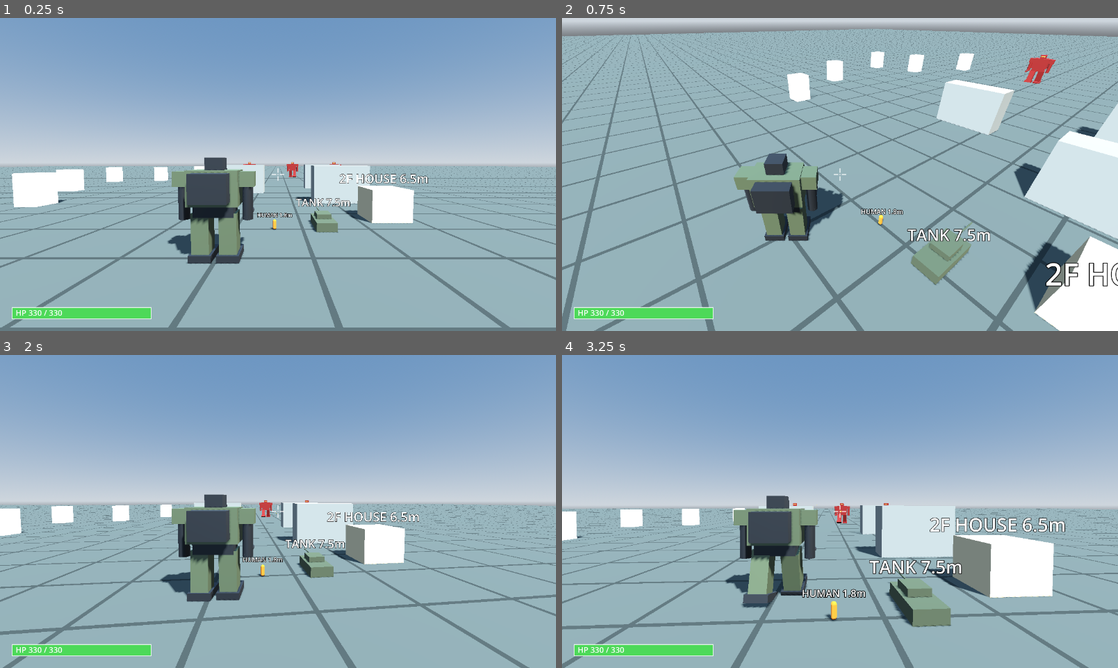
Above: before the commit, frames 1-4 (two rows, left to right).
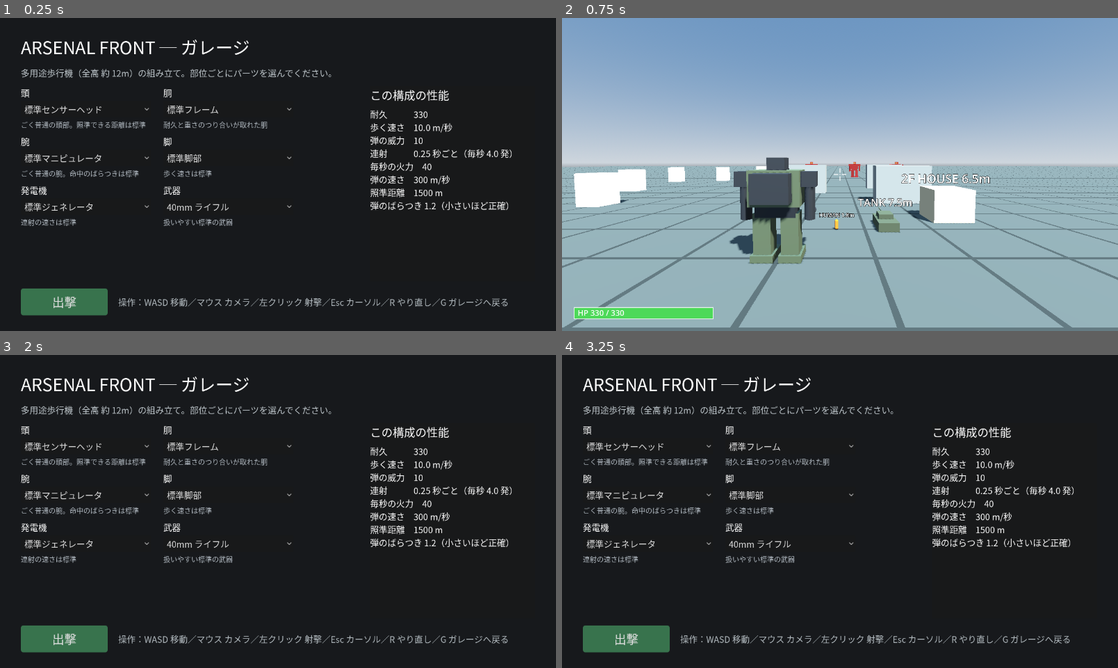
Above: after the commit, the same moments.

Repository: Sierra-117605/ARSENAL-FRONT
Game: Godot game, scene res://scenes/garage.tscn
Same seed, same stepped clock (60 frames per second), same inputs: the game is played once before the commit and once after it. Before the commit the project starts from res://scenes/field_3d.tscn.
Inputs (mouse positions are in pixels of both pictures, inside the frame that each line leads up to):
- Up to frame 1 (0.25 s): no input
- Up to frame 2 (0.75 s): click (628, 302) at 0.5 s, where only the run after the commit has a clickable "出撃"
- Up to frame 3 (2 s): tap Enter at 1.25 s; move the mouse to (305, 511) at 1.27 s; hold W (move_forward) from 1.28 s (still down); click (305, 511) at 1.35 s; tap G (garage, bound only after the commit) at 1.55 s
- Up to frame 4 (3.25 s): keep holding W (move_forward); move the mouse to (812, 511) at 2.02 s; tap G (garage, bound only after the commit) at 2.1, 3.05 s; click (812, 511) at 2.3 s; move the mouse to (851, 505) at 2.77 s; click (851, 505) at 2.85 s

The runs differ from the first frame. In frame 1, 99% of the frame differs, in the area x 0-100%, y 0-100%; in frame 2, 52%; in frame 3, 99%; in frame 4, 99%.

Commit message:
N3-2/N3-3/N3-4: ガレージ画面（日本語UI）+ パーツで見た目が変わる + 構成の保存
Co-Authored-By: Claude Opus 5 <noreply@anthropic.com>

Diff:
--- /dev/null
+++ b/assets/ui_theme.tres
@@ -0,0 +1,9 @@
+[gd_resource type="Theme" load_steps=2 format=3]
+
+[sub_resource type="SystemFont" id="SystemFont_jp"]
+font_names = PackedStringArray("Yu Gothic UI", "Meiryo", "MS UI Gothic", "Noto Sans CJK JP", "Segoe UI")
+allow_system_fallback = true
+
+[resource]
+default_font = SubResource("SystemFont_jp")
+default_font_size = 20
--- a/project.godot
+++ b/project.godot
@@ -12,7 +12,7 @@
 
 config/name="ARSENAL FRONT"
 config/description="3D メカ操縦アクション × 開発・組み立て (新 Phase 1: ロボット 1 機の操縦)"
-run/main_scene="res://scenes/field_3d.tscn"
+run/main_scene="res://scenes/garage.tscn"
 config/use_custom_user_dir=true
 config/custom_user_dir_name="ArsenalFront"
 config/features=PackedStringArray("4.6", "Forward Plus")
--- a/scenes/field_3d.tscn
+++ b/scenes/field_3d.tscn
@@ -104,6 +104,7 @@
 shape = SubResource("GroundShape")
 
 [node name="Robot" parent="." instance=ExtResource("1_robot")]
+use_saved_loadout = true
 
 [node name="Targets" type="Node3D" parent="."]
 
--- /dev/null
+++ b/scenes/garage.tscn
@@ -0,0 +1,14 @@
+[gd_scene load_steps=3 format=3]
+
+[ext_resource type="Script" path="res://scripts/action/garage.gd" id="1_garage"]
+[ext_resource type="Theme" path="res://assets/ui_theme.tres" id="2_theme"]
+
+[node name="Garage" type="Control"]
+layout_mode = 3
+anchors_preset = 15
+anchor_right = 1.0
+anchor_bottom = 1.0
+grow_horizontal = 2
+grow_vertical = 2
+theme = ExtResource("2_theme")
+script = ExtResource("1_garage")
--- a/scripts/action/battle.gd
+++ b/scripts/action/battle.gd
@@ -14,6 +14,8 @@
 signal finished(result: String)
 ## やり直しが指示された時に知らせる
 signal restart_requested
+## ガレージへ戻ると指示された時に知らせる
+signal garage_requested
 
 
 func _ready() -> void:
@@ -25,11 +27,22 @@
 
 
 func _unhandled_input(event: InputEvent) -> void:
-	# 決着後に R キーでやり直し
-	if outcome == "" or not (event is InputEventKey and event.pressed):
+	# R キーでやり直し（決着後のみ）、G キーでガレージへ戻る（いつでも）
+	if not (event is InputEventKey and event.pressed):
 		return
-	if (event as InputEventKey).physical_keycode == InputActions.KEYS[InputActions.RESTART]:
+	var key: int = (event as InputEventKey).physical_keycode
+	if key == InputActions.KEYS[InputActions.GARAGE]:
+		to_garage()
+	elif key == InputActions.KEYS[InputActions.RESTART] and outcome != "":
 		restart()
+
+
+## ガレージ画面へ戻る
+func to_garage() -> void:
+	garage_requested.emit()
+	Input.mouse_mode = Input.MOUSE_MODE_VISIBLE
+	if get_tree() != null and get_tree().current_scene != null:
+		get_tree().change_scene_to_file("res://scenes/garage.tscn")
 
 
 ## 最初からやり直す
--- a/scripts/action/battle_message.gd
+++ b/scripts/action/battle_message.gd
@@ -32,5 +32,5 @@
 	# 見やすいように後ろを暗くする
 	draw_rect(Rect2(Vector2(0, center.y - 90), Vector2(size.x, 180)), Color(0, 0, 0, 0.5))
 	draw_string(font, Vector2(0, center.y), message, HORIZONTAL_ALIGNMENT_CENTER, size.x, 72, color)
-	draw_string(font, Vector2(0, center.y + 52), "press R to retry",
+	draw_string(font, Vector2(0, center.y + 52), "press R to retry   /   G for garage",
 		HORIZONTAL_ALIGNMENT_CENTER, size.x, 28, Color(1, 1, 1, 0.9))
--- /dev/null
+++ b/scripts/action/garage.gd
@@ -0,0 +1,168 @@
+extends Control
+## ガレージ画面（SPEC §0.11）。6 つの部位のパーツを選び、性能を見て、「出撃」で戦闘へ。
+## 画面の中身はこのスクリプトで組み立てる（部品が多く、後から増えても崩れにくいため）。
+
+## 出撃した時に読み込む戦闘の場面
+const FIELD_SCENE := "res://scenes/field_3d.tscn"
+
+## 今選んでいる構成
+var loadout: Dictionary = {}
+## スロット名 → 選択欄
+var pickers: Dictionary = {}
+## 選んだパーツの説明を出すラベル
+var descriptions: Dictionary = {}
+var stats_label: RichTextLabel
+
+
+func _ready() -> void:
+	# ガレージではマウスカーソルを出す（戦闘画面では隠れているため）
+	Input.mouse_mode = Input.MOUSE_MODE_VISIBLE
+	loadout = LoadoutStore.load_saved()
+	_build_ui()
+	_refresh()
+
+
+## 画面を組み立てる
+func _build_ui() -> void:
+	var bg := ColorRect.new()
+	bg.color = Color(0.09, 0.1, 0.11)
+	bg.set_anchors_preset(Control.PRESET_FULL_RECT)
+	add_child(bg)
+
+	var root_box := VBoxContainer.new()
+	root_box.set_anchors_preset(Control.PRESET_FULL_RECT)
+	root_box.add_theme_constant_override("separation", 16)
+	root_box.offset_left = 48
+	root_box.offset_top = 36
+	root_box.offset_right = -48
+	root_box.offset_bottom = -36
+	add_child(root_box)
+
+	var title := Label.new()
+	title.text = "ARSENAL FRONT ─ ガレージ"
+	title.add_theme_font_size_override("font_size", 40)
+	root_box.add_child(title)
+
+	var subtitle := Label.new()
+	subtitle.text = "多用途歩行機（全高 約 12m）の組み立て。部位ごとにパーツを選んでください。"
+	subtitle.add_theme_color_override("font_color", Color(0.75, 0.78, 0.8))
+	root_box.add_child(subtitle)
+
+	var columns := HBoxContainer.new()
+	columns.size_flags_vertical = Control.SIZE_EXPAND_FILL
+	columns.add_theme_constant_override("separation", 40)
+	root_box.add_child(columns)
+
+	# 左：部位ごとの選択欄（2 列に並べ、画面に収まらない時はスクロールできる）
+	var scroll := ScrollContainer.new()
+	scroll.size_flags_horizontal = Control.SIZE_EXPAND_FILL
+	scroll.size_flags_vertical = Control.SIZE_EXPAND_FILL
+	columns.add_child(scroll)
+	var grid := GridContainer.new()
+	grid.columns = 2
+	grid.size_flags_horizontal = Control.SIZE_EXPAND_FILL
+	grid.add_theme_constant_override("h_separation", 28)
+	grid.add_theme_constant_override("v_separation", 12)
+	scroll.add_child(grid)
+	for slot in RobotParts.slots():
+		grid.add_child(_build_slot_row(slot))
+
+	# 右：性能表示
+	var right := PanelContainer.new()
+	right.custom_minimum_size = Vector2(380, 0)
+	columns.add_child(right)
+	var right_box := VBoxContainer.new()
+	right_box.add_theme_constant_override("separation", 10)
+	right.add_child(right_box)
+	var stats_title := Label.new()
+	stats_title.text = "この構成の性能"
+	stats_title.add_theme_font_size_override("font_size", 26)
+	right_box.add_child(stats_title)
+	stats_label = RichTextLabel.new()
+	stats_label.bbcode_enabled = true
+	stats_label.fit_content = true
+	stats_label.size_flags_vertical = Control.SIZE_EXPAND_FILL
+	right_box.add_child(stats_label)
+
+	# 下：出撃ボタンと操作説明
+	var bottom := HBoxContainer.new()
+	bottom.add_theme_constant_override("separation", 24)
+	root_box.add_child(bottom)
+	var sortie := Button.new()
+	sortie.text = "出撃"
+	sortie.custom_minimum_size = Vector2(200, 56)
+	sortie.add_theme_font_size_override("font_size", 28)
+	# ボタンだと分かるように色を付ける
+	for state in ["normal", "hover", "pressed"]:
+		var style := StyleBoxFlat.new()
+		style.bg_color = Color(0.22, 0.45, 0.3) if state == "normal" else Color(0.3, 0.6, 0.4)
+		style.set_corner_radius_all(6)
+		style.set_content_margin_all(10)
+		sortie.add_theme_stylebox_override(state, style)
+	sortie.pressed.connect(_on_sortie)
+	bottom.add_child(sortie)
+	var help := Label.new()
+	help.text = "操作：WASD 移動／マウス カメラ／左クリック 射撃／Esc カーソル／R やり直し／G ガレージへ戻る"
+	help.add_theme_color_override("font_color", Color(0.7, 0.73, 0.75))
+	help.size_flags_vertical = Control.SIZE_SHRINK_CENTER
+	bottom.add_child(help)
+
+
+## 1 つの部位ぶんの行（名前・選択欄・説明）
+func _build_slot_row(slot: String) -> Control:
+	var box := VBoxContainer.new()
+	var label := Label.new()
+	label.text = RobotParts.slot_name(slot)
+	label.add_theme_font_size_override("font_size", 20)
+	box.add_child(label)
+
+	var picker := OptionButton.new()
+	picker.custom_minimum_size = Vector2(300, 38)
+	var parts := RobotParts.parts_for(slot)
+	for i in parts.size():
+		picker.add_item(str(parts[i].get("name", parts[i].get("id", ""))), i)
+		if parts[i].get("id", "") == loadout.get(slot, ""):
+			picker.select(i)
+	picker.item_selected.connect(_on_part_selected.bind(slot))
+	box.add_child(picker)
+	pickers[slot] = picker
+
+	var desc := Label.new()
+	desc.custom_minimum_size = Vector2(300, 22)
+	desc.autowrap_mode = TextServer.AUTOWRAP_WORD_SMART
+	desc.add_theme_color_override("font_color", Color(0.68, 0.71, 0.74))
+	desc.add_theme_font_size_override("font_size", 16)
+	box.add_child(desc)
+	descriptions[slot] = desc
+	return box
+
+
+func _on_part_selected(index: int, slot: String) -> void:
+	var parts := RobotParts.parts_for(slot)
+	if index >= 0 and index < parts.size():
+		loadout[slot] = parts[index].get("id", "")
+		_refresh()
+
+
+## 性能表示と説明を今の構成に合わせる
+func _refresh() -> void:
+	var stats := RobotParts.compute_stats(loadout)
+	for slot in RobotParts.slots():
+		var part := RobotParts.find(str(loadout.get(slot, "")))
+		descriptions[slot].text = str(part.get("desc", ""))
+	var shots := 1.0 / maxf(float(stats["fire_interval"]), 0.01)
+	stats_label.text = "\n".join([
+		"[b]耐久[/b]　　　%d" % stats["max_hp"],
+		"[b]歩く速さ[/b]　%.1f m/秒" % stats["walk_speed"],
+		"[b]弾の威力[/b]　%d" % stats["damage"],
+		"[b]連射[/b]　　　%.2f 秒ごと（毎秒 %.1f 発）" % [stats["fire_interval"], shots],
+		"[b]毎秒の火力[/b]　%.0f" % (float(stats["damage"]) * shots),
+		"[b]弾の速さ[/b]　%.0f m/秒" % stats["bullet_speed"],
+		"[b]照準距離[/b]　%.0f m" % stats["aim_range"],
+		"[b]弾のばらつき[/b] %.1f（小さいほど正確）" % stats["spread"],
+	])
+
+
+func _on_sortie() -> void:
+	LoadoutStore.save(loadout)
+	get_tree().change_scene_to_file(FIELD_SCENE)
--- a/scripts/action/input_actions.gd
+++ b/scripts/action/input_actions.gd
@@ -9,6 +9,7 @@
 const MOVE_RIGHT := "move_right"
 const FIRE := "fire"
 const RESTART := "restart"
+const GARAGE := "garage"
 
 ## 操作名 → キー（キーボード上の物理位置で指定するので配列が違っても同じ場所）
 const KEYS := {
@@ -17,6 +18,7 @@
 	MOVE_LEFT: KEY_A,
 	MOVE_RIGHT: KEY_D,
 	RESTART: KEY_R,
+	GARAGE: KEY_G,
 }
 
 ## 操作名 → マウスボタン
--- /dev/null
+++ b/scripts/action/loadout_store.gd
@@ -0,0 +1,27 @@
+class_name LoadoutStore
+extends RefCounted
+## 組み立ての構成をファイルに保存・読み込みする。
+## 保存先は user://loadout.json（Windows なら %APPDATA%\ArsenalFront）。
+## res:// は書き込めないので使わない（KNOWLEDGE 参照）。
+
+const PATH := "user://loadout.json"
+
+
+## 構成を保存する
+static func save(loadout: Dictionary) -> void:
+	var file := FileAccess.open(PATH, FileAccess.WRITE)
+	if file == null:
+		push_warning("構成を保存できませんでした: " + PATH)
+		return
+	file.store_string(JSON.stringify(loadout, "\t"))
+
+
+## 保存した構成を読む（無ければ標準の構成）
+static func load_saved() -> Dictionary:
+	if not FileAccess.file_exists(PATH):
+		return RobotParts.default_loadout()
+	var text := FileAccess.get_file_as_string(PATH)
+	var parsed: Variant = JSON.parse_string(text)
+	if parsed is Dictionary:
+		return RobotParts.sanitize(parsed)
+	return RobotParts.default_loadout()
--- a/scripts/action/robot.gd
+++ b/scripts/action/robot.gd
@@ -23,6 +23,8 @@
 @export var body_color: Color = Color(0, 0, 0, 0)
 ## 組み立ての構成（頭・胴・腕・脚・発電機・武器のパーツ id）。空なら標準の構成
 @export var loadout: Dictionary = {}
+## true なら、ガレージで保存した構成を読み込んで使う（プレイヤー機に付ける）
+@export var use_saved_loadout: bool = false
 
 ## 照準できる距離（パーツで変わる。PlayerInput が使う）
 var aim_range: float = 1500.0
@@ -40,7 +42,10 @@
 
 
 func _ready() -> void:
+	if use_saved_loadout:
+		loadout = LoadoutStore.load_saved()
 	apply_loadout(loadout)
+	_apply_part_visuals()
 	super._ready()
 	if body_color.a > 0.0:
 		_repaint(visual)
@@ -60,6 +65,50 @@
 		w.fire_interval = float(stats["fire_interval"])
 		w.bullet_speed = float(stats["bullet_speed"])
 		w.spread = float(stats["spread"])
+	_apply_part_visuals()
+
+
+## パーツごとの見た目（大きさ・色）を機体に反映する
+## スロット → 変化させる部品の名前
+const VISUAL_PARTS := {
+	"head": ["Head"],
+	"body": ["Torso"],
+	"arms": ["ShoulderL", "ShoulderR", "ArmL", "ArmR"],
+	"legs": ["LegPivotL", "LegPivotR"],
+	"generator": ["BackPack"],
+	"weapon": ["Barrel"],
+}
+
+
+func _apply_part_visuals() -> void:
+	if visual == null:
+		return
+	for slot in VISUAL_PARTS:
+		var part := RobotParts.find(str(loadout.get(slot, "")))
+		var look: Dictionary = part.get("visual", {})
+		if look.is_empty():
+			continue
+		var scale_value := float(look.get("scale", 1.0))
+		var rgb: Array = look.get("color", [])
+		for node_name in VISUAL_PARTS[slot]:
+			var node: Node3D = visual.get_node_or_null(node_name)
+			if node == null:
+				continue
+			node.scale = Vector3.ONE * scale_value
+			if rgb.size() == 3 and body_color.a <= 0.0:
+				_tint(node, Color(rgb[0], rgb[1], rgb[2]))
+
+
+## 部品（とその子）の色を変える
+func _tint(node: Node, color: Color) -> void:
+	if node is MeshInstance3D:
+		var mat := StandardMaterial3D.new()
+		mat.albedo_color = color
+		mat.roughness = 0.7
+		mat.metallic = 0.3
+		(node as MeshInstance3D).material_override = mat
+	for child in node.get_children():
+		_tint(child, color)
 
 
 ## 機体の見た目を指定の色で塗り替える（目玉の発光部分はそのまま）
--- /dev/null
+++ b/tests/test_n3_2_garage.gd
@@ -0,0 +1,69 @@
+extends SceneTree
+## N3-2・N3-4 の自動確認：ガレージ画面でパーツを選ぶと性能表示が変わり、出撃で構成が保存されるか調べる。
+## 実行：Godot_console.exe --headless --path . --script res://tests/test_n3_2_garage.gd
+## 画像も撮る場合（--headless を外す）：... -- --shot=<保存先.png>
+
+var garage: Control
+var frame := 0
+var failed := false
+var shot_path := ""
+var text_before := ""
+
+
+func _initialize() -> void:
+	for arg in OS.get_cmdline_user_args():
+		if arg.begins_with("--shot="):
+			shot_path = arg.substr(7)
+	# 前回の保存を消しておく
+	if FileAccess.file_exists(LoadoutStore.PATH):
+		DirAccess.remove_absolute(ProjectSettings.globalize_path(LoadoutStore.PATH))
+	garage = load("res://scenes/garage.tscn").instantiate()
+	root.add_child(garage)
+
+
+func _physics_process(_delta: float) -> bool:
+	frame += 1
+	match frame:
+		10:
+			_report(garage.pickers.size() == 6, "6 つの部位の選択欄がある (%d)" % garage.pickers.size())
+			text_before = garage.stats_label.text
+			_report(text_before.contains("耐久"), "性能表示に日本語が出ている")
+			# 武器をキャノンに、脚を重量脚部に変える
+			_select(garage, "weapon", "weapon_cannon")
+			_select(garage, "legs", "legs_heavy")
+		15:
+			_report(garage.stats_label.text != text_before, "パーツを変えると性能表示が変わる")
+			_report(garage.stats_label.text.contains("45"), "キャノンの威力 45 が表示される")
+			if shot_path != "":
+				_save_shot()
+		25:
+			# 「出撃」を押した時と同じ処理（場面の切り替えはテストでは行わない）
+			LoadoutStore.save(garage.loadout)
+			var saved := LoadoutStore.load_saved()
+			_report(saved.get("weapon", "") == "weapon_cannon" and saved.get("legs", "") == "legs_heavy",
+				"選んだ構成が保存される (%s)" % [saved])
+			print("RESULT: ", "FAIL" if failed else "PASS")
+			return true
+	return false
+
+
+func _select(g: Control, slot: String, part_id: String) -> void:
+	var parts := RobotParts.parts_for(slot)
+	for i in parts.size():
+		if parts[i].get("id", "") == part_id:
+			g.pickers[slot].select(i)
+			g._on_part_selected(i, slot)
+			return
+	_report(false, "パーツが見つからない: " + part_id)
+
+
+func _save_shot() -> void:
+	await process_frame
+	root.get_texture().get_image().save_png(shot_path)
+	print("画像を保存: ", shot_path)
+
+
+func _report(ok: bool, msg: String) -> void:
+	print("[", "OK" if ok else "NG", "] ", msg)
+	if not ok:
+		failed = true
--- /dev/null
+++ b/tests/tool_shot_loadout.gd
@@ -0,0 +1,22 @@
+extends SceneTree
+# 指定した構成で戦闘画面を開き、画像を保存する（見た目確認用）
+var n := 0
+var path := ""
+func _initialize() -> void:
+	var args := OS.get_cmdline_user_args()
+	var lo := {}
+	for a in args:
+		if a.begins_with("--shot="):
+			path = a.substr(7)
+		elif a.contains("="):
+			var kv := a.split("=")
+			lo[kv[0]] = kv[1]
+	LoadoutStore.save(lo)
+	root.add_child(load("res://scenes/field_3d.tscn").instantiate())
+func _physics_process(_d: float) -> bool:
+	n += 1
+	if n == 20:
+		root.get_texture().get_image().save_png(path)
+		print("saved ", path)
+		return true
+	return false
Not shown, added: scripts/action/garage.gd.uid
Not shown, added: scripts/action/loadout_store.gd.uid
Not shown, added: tests/test_n3_2_garage.gd.uid
Not shown, added: tests/tool_shot_loadout.gd.uid
Not shown, changed: KNOWLEDGE.md
Not shown, changed: TODO.md
